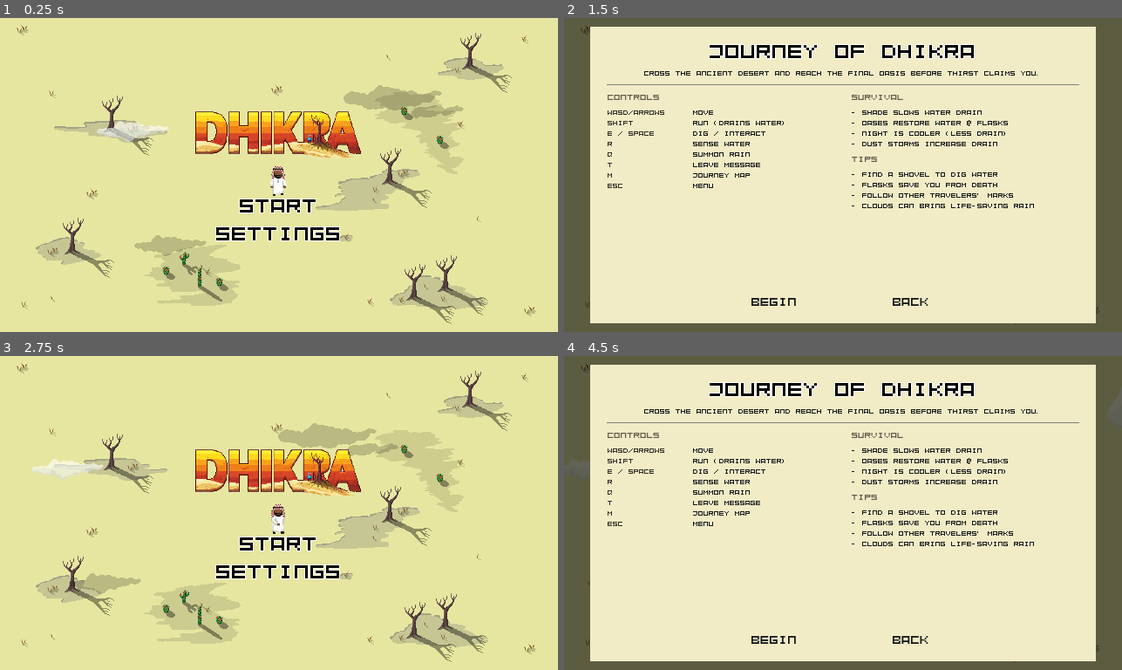
Above: before the commit, frames 1-4 (two rows, left to right).
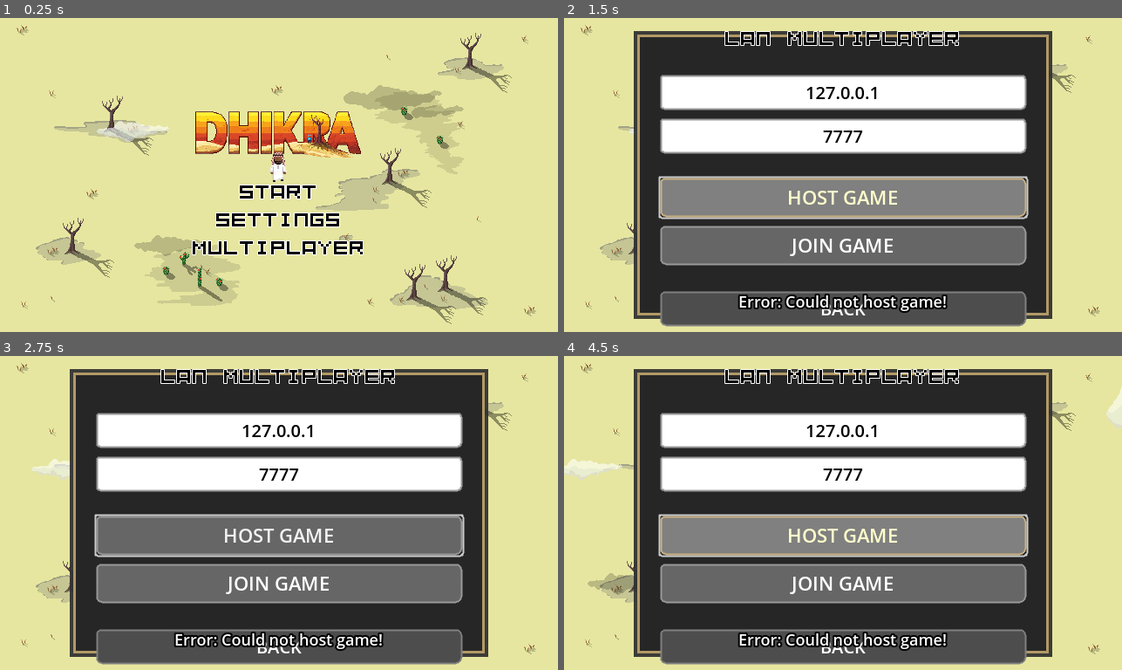
Above: after the commit, the same moments.

Repository: bilal-feroz/Dhikra
Game: Godot game, scene res://main.tscn
Same seed, same stepped clock (60 frames per second), same inputs: the game is played once before the commit and once after it.
Inputs (mouse positions are in pixels of both pictures, inside the frame that each line leads up to):
- Up to frame 1 (0.25 s): no input
- Up to frame 2 (1.5 s): click (843, 247) at 0.5 s, where only the run after the commit has a clickable "MULTIPLAYER"; click (843, 196) at 1.25 s, where only the run after the commit has a clickable "HOST GAME"
- Up to frame 3 (2.75 s): click "BACK" at 2 s
- Up to frame 4 (4.5 s): click (843, 582) at 2.75 s, where only the run after the commit has a clickable "JOIN GAME"; click (843, 566) at 3.5 s, where only the run before the commit has a clickable "ACCEPT"; click "START" at 4.25 s

The runs differ from the first frame. In frame 1, 3.3% of the frame differs, in the area x 34-66%, y 42-76%; in frame 2, 99%, in the area x 0-100%, y 0-100%; in frame 3, 70%; in frame 4, 99%.

Commit message:
Add LAN multiplayer support and UI integration
Introduces a NetworkManager autoload for multiplayer logic, adds multiplayer UI panels and controls to the main menu and in-game menu, and implements host/join functionality using ENet. Updates menu_controller.gd and main_menu_controller.gd to handle multiplayer events, connection status, and scene transitions. Updates project.godot to register the new autoload.

Diff:
--- /dev/null
+++ b/autoloads/network_manager.gd
@@ -0,0 +1,50 @@
+extends Node
+
+signal player_spawned(peer_id: int)
+signal player_despawned(peer_id: int)
+
+var is_multiplayer := false
+var is_host := false
+
+# Track spawned remote players
+var remote_players := {}
+
+func _ready() -> void:
+	multiplayer.peer_connected.connect(_on_peer_connected)
+	multiplayer.peer_disconnected.connect(_on_peer_disconnected)
+
+func setup_multiplayer(hosting: bool) -> void:
+	is_multiplayer = true
+	is_host = hosting
+	print("[Network] Multiplayer mode: ", "Host" if is_host else "Client")
+
+func _on_peer_connected(id: int) -> void:
+	print("[Network] Peer connected: ", id)
+	player_spawned.emit(id)
+
+func _on_peer_disconnected(id: int) -> void:
+	print("[Network] Peer disconnected: ", id)
+	player_despawned.emit(id)
+
+	# Clean up remote player
+	if id in remote_players:
+		remote_players[id].queue_free()
+		remote_players.erase(id)
+
+@rpc("any_peer", "call_local")
+func spawn_player(peer_id: int, spawn_position: Vector2) -> void:
+	print("[Network] Spawning player for peer: ", peer_id)
+
+# Sync player position to all clients
+@rpc("any_peer", "unreliable")
+func sync_player_position(peer_id: int, pos: Vector2, animation_state: String) -> void:
+	if peer_id in remote_players:
+		remote_players[peer_id].global_position = pos
+		# Update animation state if needed
+
+# Sync player actions (dig, dowse, etc)
+@rpc("any_peer", "call_local")
+func sync_player_action(peer_id: int, action: String, pos: Vector2) -> void:
+	if peer_id in remote_players:
+		# Trigger action animation on remote player
+		pass
--- a/main.tscn
+++ b/main.tscn
@@ -102,6 +102,114 @@
 width = 160
 height = 32
 
+[sub_resource type="StyleBoxFlat" id="StyleBoxFlat_ip_normal"]
+bg_color = Color(1, 1, 1, 1)
+border_width_left = 2
+border_width_top = 2
+border_width_right = 2
+border_width_bottom = 2
+border_color = Color(0.6, 0.6, 0.6, 1)
+corner_radius_top_left = 4
+corner_radius_top_right = 4
+corner_radius_bottom_right = 4
+corner_radius_bottom_left = 4
+
+[sub_resource type="StyleBoxFlat" id="StyleBoxFlat_ip_focus"]
+bg_color = Color(1, 1, 1, 1)
+border_width_left = 3
+border_width_top = 3
+border_width_right = 3
+border_width_bottom = 3
+border_color = Color(0.8, 0.7, 0.5, 1)
+corner_radius_top_left = 4
+corner_radius_top_right = 4
+corner_radius_bottom_right = 4
+corner_radius_bottom_left = 4
+
+[sub_resource type="StyleBoxFlat" id="StyleBoxFlat_port_normal"]
+bg_color = Color(1, 1, 1, 1)
+border_width_left = 2
+border_width_top = 2
+border_width_right = 2
+border_width_bottom = 2
+border_color = Color(0.6, 0.6, 0.6, 1)
+corner_radius_top_left = 4
+corner_radius_top_right = 4
+corner_radius_bottom_right = 4
+corner_radius_bottom_left = 4
+
+[sub_resource type="StyleBoxFlat" id="StyleBoxFlat_port_focus"]
+bg_color = Color(1, 1, 1, 1)
+border_width_left = 3
+border_width_top = 3
+border_width_right = 3
+border_width_bottom = 3
+border_color = Color(0.8, 0.7, 0.5, 1)
+corner_radius_top_left = 4
+corner_radius_top_right = 4
+corner_radius_bottom_right = 4
+corner_radius_bottom_left = 4
+
+[sub_resource type="StyleBoxFlat" id="StyleBoxFlat_button_normal"]
+bg_color = Color(0.4, 0.4, 0.4, 1)
+border_width_left = 2
+border_width_top = 2
+border_width_right = 2
+border_width_bottom = 2
+border_color = Color(0.6, 0.6, 0.6, 1)
+corner_radius_top_left = 6
+corner_radius_top_right = 6
+corner_radius_bottom_right = 6
+corner_radius_bottom_left = 6
+
+[sub_resource type="StyleBoxFlat" id="StyleBoxFlat_button_hover"]
+bg_color = Color(0.5, 0.5, 0.5, 1)
+border_width_left = 2
+border_width_top = 2
+border_width_right = 2
+border_width_bottom = 2
+border_color = Color(0.8, 0.7, 0.5, 1)
+corner_radius_top_left = 6
+corner_radius_top_right = 6
+corner_radius_bottom_right = 6
+corner_radius_bottom_left = 6
+
+[sub_resource type="StyleBoxFlat" id="StyleBoxFlat_button_pressed"]
+bg_color = Color(0.3, 0.3, 0.3, 1)
+border_width_left = 2
+border_width_top = 2
+border_width_right = 2
+border_width_bottom = 2
+border_color = Color(0.8, 0.7, 0.5, 1)
+corner_radius_top_left = 6
+corner_radius_top_right = 6
+corner_radius_bottom_right = 6
+corner_radius_bottom_left = 6
+
+[sub_resource type="StyleBoxFlat" id="StyleBoxFlat_back_normal"]
+bg_color = Color(0.3, 0.3, 0.3, 1)
+border_width_left = 2
+border_width_top = 2
+border_width_right = 2
+border_width_bottom = 2
+border_color = Color(0.5, 0.5, 0.5, 1)
+corner_radius_top_left = 6
+corner_radius_top_right = 6
+corner_radius_bottom_right = 6
+corner_radius_bottom_left = 6
+
+[sub_resource type="StyleBoxFlat" id="StyleBoxFlat_back_hover"]
+bg_color = Color(0.4, 0.4, 0.4, 1)
+border_width_left = 2
+border_width_top = 2
+border_width_right = 2
+border_width_bottom = 2
+border_color = Color(0.7, 0.7, 0.7, 1)
+corner_radius_top_left = 6
+corner_radius_top_right = 6
+corner_radius_bottom_right = 6
+corner_radius_bottom_left = 6
+
 [node name="Main" type="Control"]
 layout_mode = 3
 anchors_preset = 15
@@ -410,6 +518,192 @@
 }
 autoplay = "idle"
 
+[node name="Multiplayer" type="TextureButton" parent="Menu/Options"]
+layout_mode = 2
+texture_normal = SubResource("GradientTexture2D_57tsd")
+
+[node name="Label" type="Label" parent="Menu/Options/Multiplayer"]
+layout_mode = 1
+anchors_preset = 8
+anchor_left = 0.5
+anchor_top = 0.5
+anchor_right = 0.5
+anchor_bottom = 0.5
+offset_left = -72.0
+offset_top = -15.0
+offset_right = 72.0
+offset_bottom = 15.0
+grow_horizontal = 2
+grow_vertical = 2
+text = "MULTIPLAYER"
+label_settings = ExtResource("27_gnrig")
+
+[node name="MultiplayerPanel" type="ColorRect" parent="Menu"]
+visible = false
+anchors_preset = 8
+anchor_left = 0.5
+anchor_top = 0.5
+anchor_right = 0.5
+anchor_bottom = 0.5
+offset_left = -240.0
+offset_top = -165.0
+offset_right = 240.0
+offset_bottom = 165.0
+grow_horizontal = 2
+grow_vertical = 2
+color = Color(0.2, 0.2, 0.2, 0.95)
+
+[node name="Border" type="ColorRect" parent="Menu/MultiplayerPanel"]
+layout_mode = 1
+anchors_preset = 15
+anchor_right = 1.0
+anchor_bottom = 1.0
+offset_left = 4.0
+offset_top = 4.0
+offset_right = -4.0
+offset_bottom = -4.0
+grow_horizontal = 2
+grow_vertical = 2
+color = Color(0.7, 0.6, 0.4, 1)
+
+[node name="Background" type="ColorRect" parent="Menu/MultiplayerPanel/Border"]
+layout_mode = 1
+anchors_preset = 15
+anchor_right = 1.0
+anchor_bottom = 1.0
+offset_left = 3.0
+offset_top = 3.0
+offset_right = -3.0
+offset_bottom = -3.0
+grow_horizontal = 2
+grow_vertical = 2
+color = Color(0.15, 0.15, 0.15, 1)
+
+[node name="VBoxContainer" type="VBoxContainer" parent="Menu/MultiplayerPanel"]
+layout_mode = 1
+anchors_preset = 15
+anchor_right = 1.0
+anchor_bottom = 1.0
+offset_left = 30.0
+offset_top = 25.0
+offset_right = -30.0
+offset_bottom = -25.0
+grow_horizontal = 2
+grow_vertical = 2
+theme_override_constants/separation = 10
+
+[node name="Label" type="Label" parent="Menu/MultiplayerPanel/VBoxContainer"]
+layout_mode = 2
+text = "LAN MULTIPLAYER"
+label_settings = ExtResource("27_gnrig")
+horizontal_alignment = 1
+
+[node name="Spacer1" type="Control" parent="Menu/MultiplayerPanel/VBoxContainer"]
+custom_minimum_size = Vector2(0, 8)
+layout_mode = 2
+
+[node name="IPInput" type="LineEdit" parent="Menu/MultiplayerPanel/VBoxContainer"]
+custom_minimum_size = Vector2(0, 40)
+layout_mode = 2
+theme_override_colors/font_color = Color(0, 0, 0, 1)
+theme_override_colors/font_placeholder_color = Color(0.5, 0.5, 0.5, 1)
+theme_override_colors/caret_color = Color(0, 0, 0, 1)
+theme_override_colors/font_selected_color = Color(1, 1, 1, 1)
+theme_override_colors/selection_color = Color(0.3, 0.5, 0.8, 1)
+theme_override_font_sizes/font_size = 20
+theme_override_styles/normal = SubResource("StyleBoxFlat_ip_normal")
+theme_override_styles/focus = SubResource("StyleBoxFlat_ip_focus")
+text = "127.0.0.1"
+placeholder_text = "Enter Host IP"
+alignment = 1
+
+[node name="PortInput" type="LineEdit" parent="Menu/MultiplayerPanel/VBoxContainer"]
+custom_minimum_size = Vector2(0, 40)
+layout_mode = 2
+theme_override_colors/font_color = Color(0, 0, 0, 1)
+theme_override_colors/font_placeholder_color = Color(0.5, 0.5, 0.5, 1)
+theme_override_colors/caret_color = Color(0, 0, 0, 1)
+theme_override_colors/font_selected_color = Color(1, 1, 1, 1)
+theme_override_colors/selection_color = Color(0.3, 0.5, 0.8, 1)
+theme_override_font_sizes/font_size = 20
+theme_override_styles/normal = SubResource("StyleBoxFlat_port_normal")
+theme_override_styles/focus = SubResource("StyleBoxFlat_port_focus")
+text = "7777"
+placeholder_text = "Port (default: 7777)"
+alignment = 1
+
+[node name="Spacer2" type="Control" parent="Menu/MultiplayerPanel/VBoxContainer"]
+custom_minimum_size = Vector2(0, 8)
+layout_mode = 2
+
+[node name="HostButton" type="Button" parent="Menu/MultiplayerPanel/VBoxContainer"]
+custom_minimum_size = Vector2(0, 45)
+layout_mode = 2
+theme_override_colors/font_color = Color(1, 1, 1, 1)
+theme_override_colors/font_hover_color = Color(1, 1, 0.8, 1)
+theme_override_colors/font_pressed_color = Color(0.9, 0.9, 0.7, 1)
+theme_override_font_sizes/font_size = 22
+theme_override_styles/normal = SubResource("StyleBoxFlat_button_normal")
+theme_override_styles/hover = SubResource("StyleBoxFlat_button_hover")
+theme_override_styles/pressed = SubResource("StyleBoxFlat_button_pressed")
+text = "HOST GAME"
+
+[node name="JoinButton" type="Button" parent="Menu/MultiplayerPanel/VBoxContainer"]
+custom_minimum_size = Vector2(0, 45)
+layout_mode = 2
+theme_override_colors/font_color = Color(1, 1, 1, 1)
+theme_override_colors/font_hover_color = Color(1, 1, 0.8, 1)
+theme_override_colors/font_pressed_color = Color(0.9, 0.9, 0.7, 1)
+theme_override_font_sizes/font_size = 22
+theme_override_styles/normal = SubResource("StyleBoxFlat_button_normal")
+theme_override_styles/hover = SubResource("StyleBoxFlat_button_hover")
+theme_override_styles/pressed = SubResource("StyleBoxFlat_button_pressed")
+text = "JOIN GAME"
+
+[node name="Spacer3" type="Control" parent="Menu/MultiplayerPanel/VBoxContainer"]
+custom_minimum_size = Vector2(0, 10)
+layout_mode = 2
+
+[node name="BackButton" type="Button" parent="Menu/MultiplayerPanel/VBoxContainer"]
+custom_minimum_size = Vector2(0, 40)
+layout_mode = 2
+theme_override_colors/font_color = Color(1, 1, 1, 1)
+theme_override_colors/font_hover_color = Color(1, 1, 1, 1)
+theme_override_font_sizes/font_size = 20
+theme_override_styles/normal = SubResource("StyleBoxFlat_back_normal")
+theme_override_styles/hover = SubResource("StyleBoxFlat_back_hover")
+theme_override_styles/pressed = SubResource("StyleBoxFlat_button_pressed")
+text = "BACK"
+
+[node name="StatusLabel" type="ColorRect" parent="Menu"]
+anchors_preset = 7
+anchor_left = 0.5
+anchor_top = 1.0
+anchor_right = 0.5
+anchor_bottom = 1.0
+offset_left = -250.0
+offset_top = -60.0
+offset_right = 250.0
+offset_bottom = -10.0
+grow_horizontal = 2
+grow_vertical = 0
+color = Color(0, 0, 0, 0)
+
+[node name="Label" type="Label" parent="Menu/StatusLabel"]
+layout_mode = 1
+anchors_preset = 15
+anchor_right = 1.0
+anchor_bottom = 1.0
+grow_horizontal = 2
+grow_vertical = 2
+theme_override_colors/font_color = Color(1, 1, 1, 1)
+theme_override_colors/font_outline_color = Color(0, 0, 0, 1)
+theme_override_constants/outline_size = 8
+theme_override_font_sizes/font_size = 18
+text = ""
+horizontal_alignment = 1
+vertical_alignment = 1
+
 [node name="Settings" parent="." instance=ExtResource("33_x0rmv")]
 
 [node name="Instructions" parent="." instance=ExtResource("34_instructions")]
--- /dev/null
+++ b/main_menu.tscn
@@ -0,0 +1,126 @@
+[gd_scene load_steps=2 format=3 uid="uid://main_menu_001"]
+
+[ext_resource type="Script" path="res://main_menu_controller.gd" id="1_menu"]
+
+[node name="MainMenu" type="Control"]
+layout_mode = 3
+anchors_preset = 15
+anchor_right = 1.0
+anchor_bottom = 1.0
+grow_horizontal = 2
+grow_vertical = 2
+script = ExtResource("1_menu")
+
+[node name="ColorRect" type="ColorRect" parent="."]
+layout_mode = 1
+anchors_preset = 15
+anchor_right = 1.0
+anchor_bottom = 1.0
+grow_horizontal = 2
+grow_vertical = 2
+color = Color(0.8, 0.7, 0.5, 1)
+
+[node name="VBoxContainer" type="VBoxContainer" parent="."]
+layout_mode = 1
+anchors_preset = 8
+anchor_left = 0.5
+anchor_top = 0.5
+anchor_right = 0.5
+anchor_bottom = 0.5
+offset_left = -100.0
+offset_top = -80.0
+offset_right = 100.0
+offset_bottom = 80.0
+grow_horizontal = 2
+grow_vertical = 2
+
+[node name="Title" type="Label" parent="VBoxContainer"]
+layout_mode = 2
+text = "DHIKRA"
+horizontal_alignment = 1
+
+[node name="SinglePlayerButton" type="Button" parent="VBoxContainer"]
+layout_mode = 2
+text = "Single Player"
+
+[node name="HostButton" type="Button" parent="VBoxContainer"]
+layout_mode = 2
+text = "Host Multiplayer"
+
+[node name="JoinButton" type="Button" parent="VBoxContainer"]
+layout_mode = 2
+text = "Join Multiplayer"
+
+[node name="QuitButton" type="Button" parent="VBoxContainer"]
+layout_mode = 2
+text = "Quit"
+
+[node name="JoinPanel" type="Panel" parent="."]
+visible = false
+layout_mode = 1
+anchors_preset = 8
+anchor_left = 0.5
+anchor_top = 0.5
+anchor_right = 0.5
+anchor_bottom = 0.5
+offset_left = -120.0
+offset_top = -60.0
+offset_right = 120.0
+offset_bottom = 60.0
+grow_horizontal = 2
+grow_vertical = 2
+
+[node name="VBoxContainer" type="VBoxContainer" parent="JoinPanel"]
+layout_mode = 1
+anchors_preset = 15
+anchor_right = 1.0
+anchor_bottom = 1.0
+grow_horizontal = 2
+grow_vertical = 2
+
+[node name="Label" type="Label" parent="JoinPanel/VBoxContainer"]
+layout_mode = 2
+text = "Enter Host IP Address:"
+horizontal_alignment = 1
+
+[node name="IPInput" type="LineEdit" parent="JoinPanel/VBoxContainer"]
+layout_mode = 2
+text = "127.0.0.1"
+placeholder_text = "Enter IP address"
+alignment = 1
+
+[node name="PortInput" type="LineEdit" parent="JoinPanel/VBoxContainer"]
+layout_mode = 2
+text = "7777"
+placeholder_text = "Port (default: 7777)"
+alignment = 1
+
+[node name="ConnectButton" type="Button" parent="JoinPanel/VBoxContainer"]
+layout_mode = 2
+text = "Connect"
+
+[node name="BackButton" type="Button" parent="JoinPanel/VBoxContainer"]
+layout_mode = 2
+text = "Back"
+
+[node name="StatusLabel" type="Label" parent="."]
+layout_mode = 1
+anchors_preset = 7
+anchor_left = 0.5
+anchor_top = 1.0
+anchor_right = 0.5
+anchor_bottom = 1.0
+offset_left = -100.0
+offset_top = -30.0
+offset_right = 100.0
+grow_horizontal = 2
+grow_vertical = 0
+text = ""
+horizontal_alignment = 1
+
+[connection signal="pressed" from="VBoxContainer/SinglePlayerButton" to="." method="_on_single_player_pressed"]
+[connection signal="pressed" from="VBoxContainer/HostButton" to="." method="_on_host_pressed"]
+[connection signal="pressed" from="VBoxContainer/JoinButton" to="." method="_on_join_pressed"]
+[connection signal="pressed" from="VBoxContainer/QuitButton" to="." method="_on_quit_pressed"]
+[connection signal="pressed" from="JoinPanel/VBoxContainer/ConnectButton" to="." method="_on_connect_pressed"]
+[connection signal="pressed" from="JoinPanel/VBoxContainer/BackButton" to="." method="_on_back_pressed"]
--- /dev/null
+++ b/main_menu_controller.gd
@@ -0,0 +1,91 @@
+extends Control
+
+@onready var join_panel: Panel = $JoinPanel
+@onready var status_label: Label = $StatusLabel
+@onready var ip_input: LineEdit = $JoinPanel/VBoxContainer/IPInput
+@onready var port_input: LineEdit = $JoinPanel/VBoxContainer/PortInput
+
+const DEFAULT_PORT = 7777
+const MAX_PLAYERS = 10
+
+func _ready() -> void:
+	# Connect to multiplayer signals
+	multiplayer.peer_connected.connect(_on_peer_connected)
+	multiplayer.peer_disconnected.connect(_on_peer_disconnected)
+	multiplayer.connected_to_server.connect(_on_connected_to_server)
+	multiplayer.connection_failed.connect(_on_connection_failed)
+
+func _on_single_player_pressed() -> void:
+	status_label.text = "Starting single player..."
+	get_tree().change_scene_to_file("res://world.tscn")
+
+func _on_host_pressed() -> void:
+	status_label.text = "Hosting game..."
+
+	var peer = ENetMultiplayerPeer.new()
+	var error = peer.create_server(DEFAULT_PORT, MAX_PLAYERS)
+
+	if error != OK:
+		status_label.text = "Error: Could not host game!"
+		return
+
+	multiplayer.multiplayer_peer = peer
+	status_label.text = "Hosting on port " + str(DEFAULT_PORT)
+
+	# Get local IP
+	var local_ip = IP.get_local_addresses()[0]
+	for ip in IP.get_local_addresses():
+		if ip.begins_with("192.168.") or ip.begins_with("10."):
+			local_ip = ip
+			break
+
+	status_label.text = "Hosting on: " + local_ip + ":" + str(DEFAULT_PORT)
+
+	# Wait a moment then start game
+	await get_tree().create_timer(2.0).timeout
+	get_tree().change_scene_to_file("res://world.tscn")
+
+func _on_join_pressed() -> void:
+	join_panel.visible = true
+
+func _on_connect_pressed() -> void:
+	var ip = ip_input.text
+	var port = int(port_input.text)
+
+	if port == 0:
+		port = DEFAULT_PORT
+
+	status_label.text = "Connecting to " + ip + ":" + str(port) + "..."
+
+	var peer = ENetMultiplayerPeer.new()
+	var error = peer.create_client(ip, port)
+
+	if error != OK:
+		status_label.text = "Error: Could not connect!"
+		return
+
+	multiplayer.multiplayer_peer = peer
+
+func _on_back_pressed() -> void:
+	join_panel.visible = false
+	status_label.text = ""
+
+func _on_quit_pressed() -> void:
+	get_tree().quit()
+
+func _on_peer_connected(id: int) -> void:
+	print("Player connected: ", id)
+	status_label.text = "Player " + str(id) + " joined!"
+
+func _on_peer_disconnected(id: int) -> void:
+	print("Player disconnected: ", id)
+	status_label.text = "Player " + str(id) + " left!"
+
+func _on_connected_to_server() -> void:
+	status_label.text = "Connected! Loading world..."
+	await get_tree().create_timer(1.0).timeout
+	get_tree().change_scene_to_file("res://world.tscn")
+
+func _on_connection_failed() -> void:
+	status_label.text = "Connection failed!"
+	join_panel.visible = false
--- a/project.godot
+++ b/project.godot
@@ -21,6 +21,7 @@
 Playroom="*res://autoloads/playroom.gd"
 WorldManager="*res://autoloads/world_manager.gd"
 SoundManager="*res://autoloads/sound_manager.gd"
+NetworkManager="*res://autoloads/network_manager.gd"
 
 [debug]
 
--- a/ui/menu_controller.gd
+++ b/ui/menu_controller.gd
@@ -5,8 +5,20 @@
 
 @onready var start: TextureButton = $Options/Start
 @onready var settings: TextureButton = $Options/Settings
+@onready var multiplayer_btn: TextureButton = $Options/Multiplayer
+
+@onready var multiplayer_panel: ColorRect = $MultiplayerPanel
+@onready var status_label: Label = $StatusLabel/Label
+@onready var ip_input: LineEdit = $MultiplayerPanel/VBoxContainer/IPInput
+@onready var port_input: LineEdit = $MultiplayerPanel/VBoxContainer/PortInput
+@onready var host_btn: Button = $MultiplayerPanel/VBoxContainer/HostButton
+@onready var join_btn: Button = $MultiplayerPanel/VBoxContainer/JoinButton
+@onready var back_btn: Button = $MultiplayerPanel/VBoxContainer/BackButton
 
 @onready var sfx_ui: AudioStreamPlayer = $"../SFX UI"
+
+const DEFAULT_PORT = 7777
+const MAX_PLAYERS = 10
 
 # Called when the node enters the scene tree for the first time.
 func _ready() -> void:
@@ -14,6 +26,18 @@
 
 	start.pressed.connect(_on_start)
 	settings.pressed.connect(_on_settings)
+	multiplayer_btn.pressed.connect(_on_multiplayer)
+
+	# Multiplayer panel buttons
+	host_btn.pressed.connect(_on_host_pressed)
+	join_btn.pressed.connect(_on_join_pressed)
+	back_btn.pressed.connect(_on_back_pressed)
+
+	# Multiplayer signals
+	multiplayer.peer_connected.connect(_on_peer_connected)
+	multiplayer.peer_disconnected.connect(_on_peer_disconnected)
+	multiplayer.connected_to_server.connect(_on_connected_to_server)
+	multiplayer.connection_failed.connect(_on_connection_failed)
 
 func grab() -> void:
 	start.grab_focus()
@@ -27,3 +51,97 @@
 	print("Settings pressed")
 	sfx_ui.play()
 	switch_menu.emit()
+
+func _on_multiplayer() -> void:
+	print("Multiplayer pressed")
+	sfx_ui.play()
+	multiplayer_panel.visible = true
+
+func _on_host_pressed() -> void:
+	status_label.text = "Hosting game..."
+
+	var peer = ENetMultiplayerPeer.new()
+	var error = peer.create_server(DEFAULT_PORT, MAX_PLAYERS)
+
+	if error != OK:
+		status_label.text = "Error: Could not host game!"
+		return
+
+	multiplayer.multiplayer_peer = peer
+	NetworkManager.setup_multiplayer(true)
+
+	# Get local IP
+	var local_ip = IP.get_local_addresses()[0]
+	for ip in IP.get_local_addresses():
+		if ip.begins_with("192.168.") or ip.begins_with("10."):
+			local_ip = ip
+			break
+
+	status_label.text = "Hosting on: " + local_ip + ":" + str(DEFAULT_PORT) + "\nWaiting for other player..."
+
+	# Disable host/join buttons while waiting
+	host_btn.disabled = true
+	join_btn.disabled = true
+
+func _on_join_pressed() -> void:
+	var ip = ip_input.text
+	var port = int(port_input.text)
+
+	if port == 0:
+		port = DEFAULT_PORT
+
+	status_label.text = "Connecting to " + ip + ":" + str(port) + "..."
+
+	var peer = ENetMultiplayerPeer.new()
+	var error = peer.create_client(ip, port)
+
+	if error != OK:
+		status_label.text = "Error: Could not connect!"
+		return
+
+	multiplayer.multiplayer_peer = peer
+	NetworkManager.setup_multiplayer(false)
+
+	# Disable buttons while connecting
+	host_btn.disabled = true
+	join_btn.disabled = true
+
+func _on_back_pressed() -> void:
+	multiplayer_panel.visible = false
+	status_label.text = ""
+
+	# Re-enable buttons and disconnect if connected
+	host_btn.disabled = false
+	join_btn.disabled = false
+
+	if multiplayer.multiplayer_peer:
+		multiplayer.multiplayer_peer.close()
+		multiplayer.multiplayer_peer = null
+
+func _on_peer_connected(id: int) -> void:
+	print("Player connected: ", id)
+	status_label.text = "Player " + str(id) + " joined! Starting game..."
+
+	# Both players start the game
+	await get_tree().create_timer(1.5).timeout
+	get_tree().change_scene_to_file("res://world.tscn")
+
+func _on_peer_disconnected(id: int) -> void:
+	print("Player disconnected: ", id)
+	status_label.text = "Player " + str(id) + " left!"
+
+func _on_connected_to_server() -> void:
+	status_label.text = "Connected! Loading world..."
+	await get_tree().create_timer(1.0).timeout
+	get_tree().change_scene_to_file("res://world.tscn")
+
+func _on_connection_failed() -> void:
+	status_label.text = "Connection failed!"
+
+	# Re-enable buttons
+	host_btn.disabled = false
+	join_btn.disabled = false
+
+	if multiplayer.multiplayer_peer:
+		multiplayer.multiplayer_peer.close()
+		multiplayer.multiplayer_peer = null
Not shown, added: autoloads/network_manager.gd.uid
Not shown: 1 places in main.tscn that only renumber resources
Not shown, added: main_menu_controller.gd.uid
